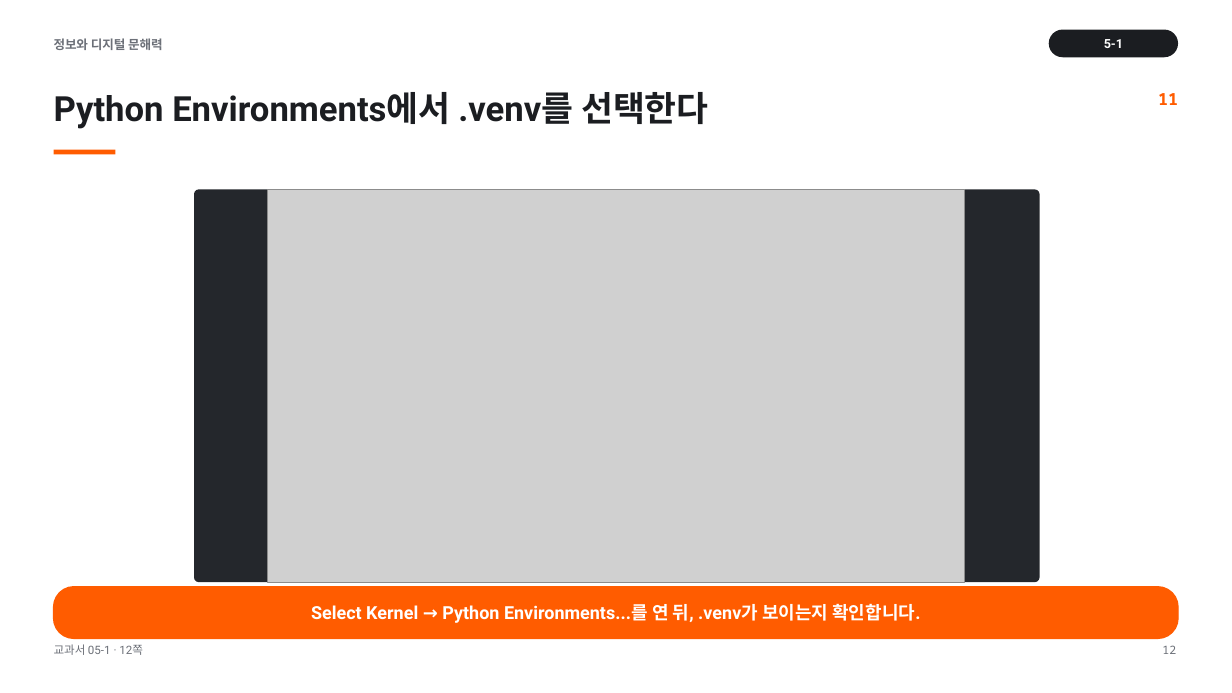
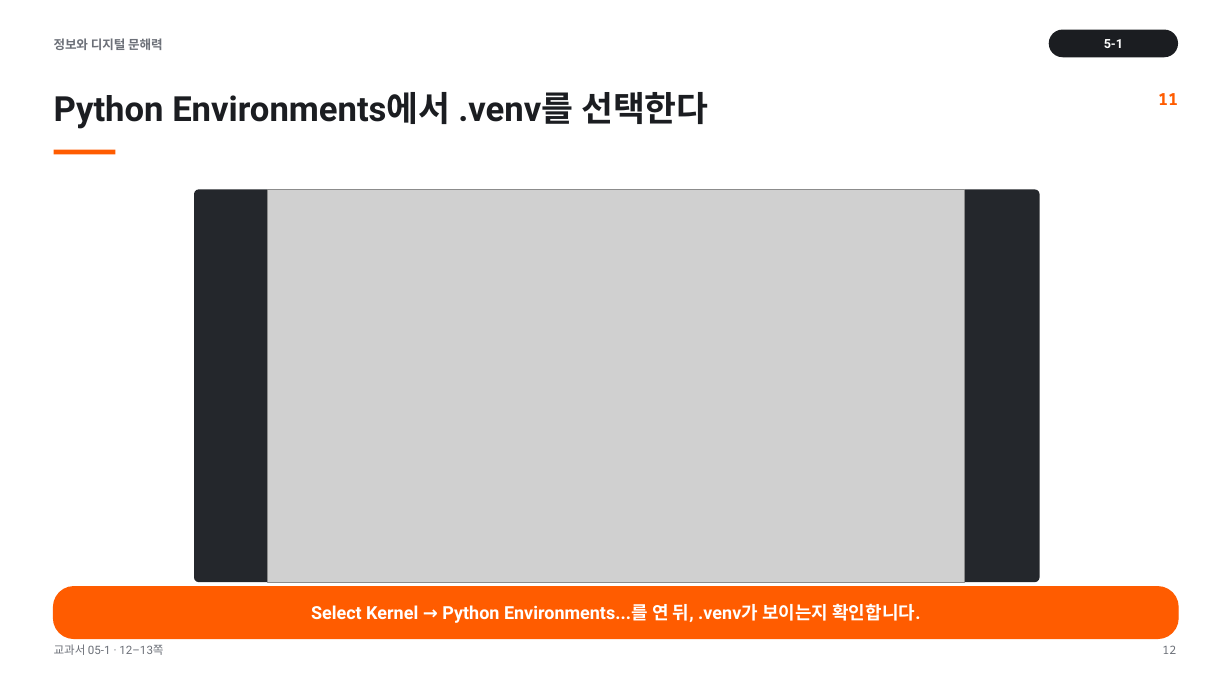
Before and after one commit to cozy819/2026-02__jdh, a slide deck: slide 12 of 05/ppt/05-1_수행평가_1_안내.pptx. Drawn at 1232x693 pixels with LibreOffice and Linux fonts; fonts in the diff are those of the drawing; grey boxes stand for pictures. Boxes give left, top, right and bottom in pixels: in the first picture for what was removed or moved away, otherwise in the second. Text is boxed around its words. In the diff, an @@ line names an element or a change of style, - is before the commit and + after.

```diff
--- a/05/ppt/05-1_수행평가_1_안내.pptx
+++ b/05/ppt/05-1_수행평가_1_안내.pptx
@@ text at (x1=54, y1=644, x2=163, y2=655): text changed @@
-교과서 05-1 · 12쪽
+교과서 05-1 · 12–13쪽
```
Also in this commit, not shown: 7 other slides changed, 9 other files.
